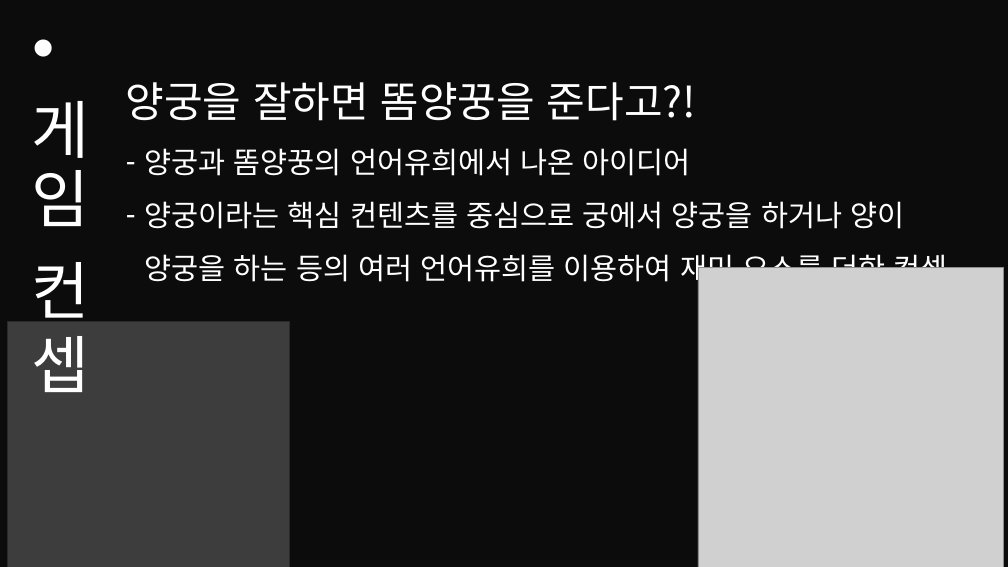
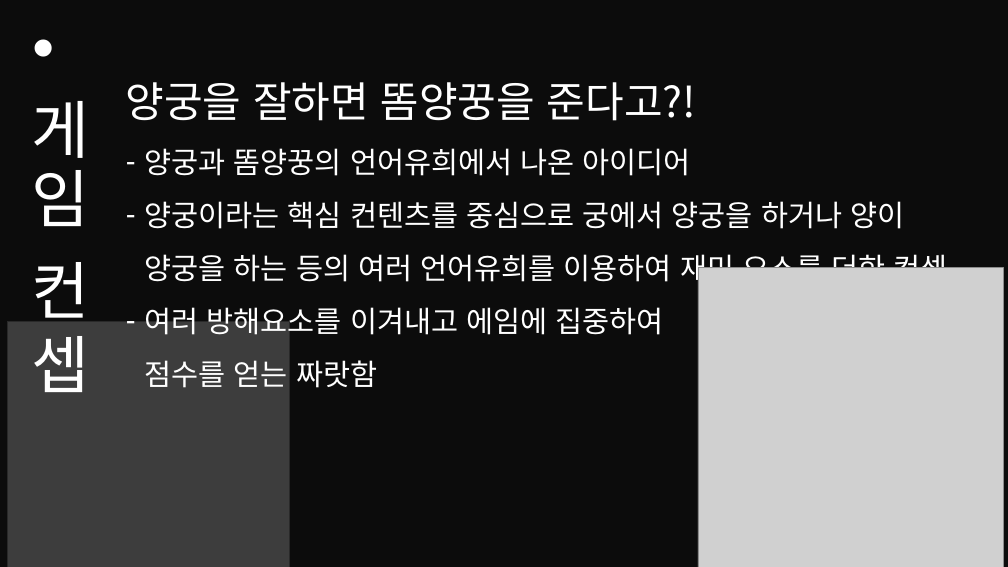
Before and after one commit to 22SeungminHa/final_project, a slide deck: slide 2 of 똠양궁 1차 발표.pptx. Drawn at 1008x567 pixels with LibreOffice and Linux fonts; fonts in the diff are those of the drawing; grey boxes stand for pictures; background and template pictures are left out; a plain dark background stands for a picture behind light text. Boxes give left, top, right and bottom in pixels: in the first picture for what was removed or moved away, otherwise in the second. Text is boxed around its words. In the diff, an @@ line names an element or a change of style, - is before the commit and + after.

```diff
--- a/똠양궁 1차 발표.pptx
+++ b/똠양궁 1차 발표.pptx
@@ text at <box>145,302,664,388</box>: paragraph added @@
+– 여러 방해요소를 이겨내고 에임에 집중하여
+  점수를 얻는 짜랏함
```
Also in this commit, not shown: 1 slide added.
